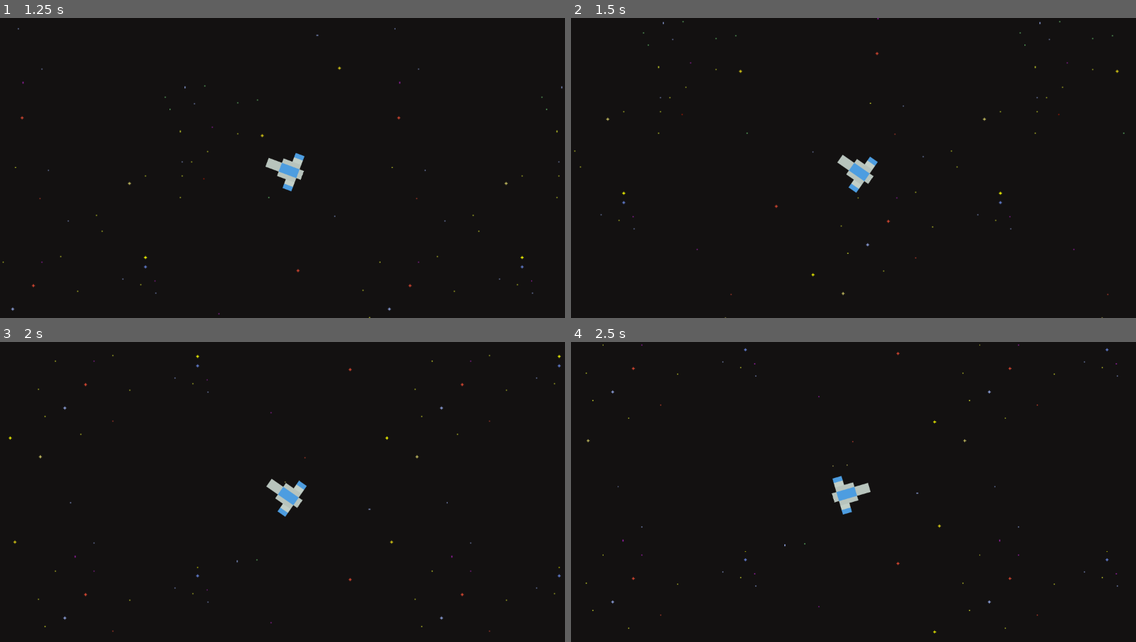
Above: before the commit, frames 1-4 (two rows, left to right).
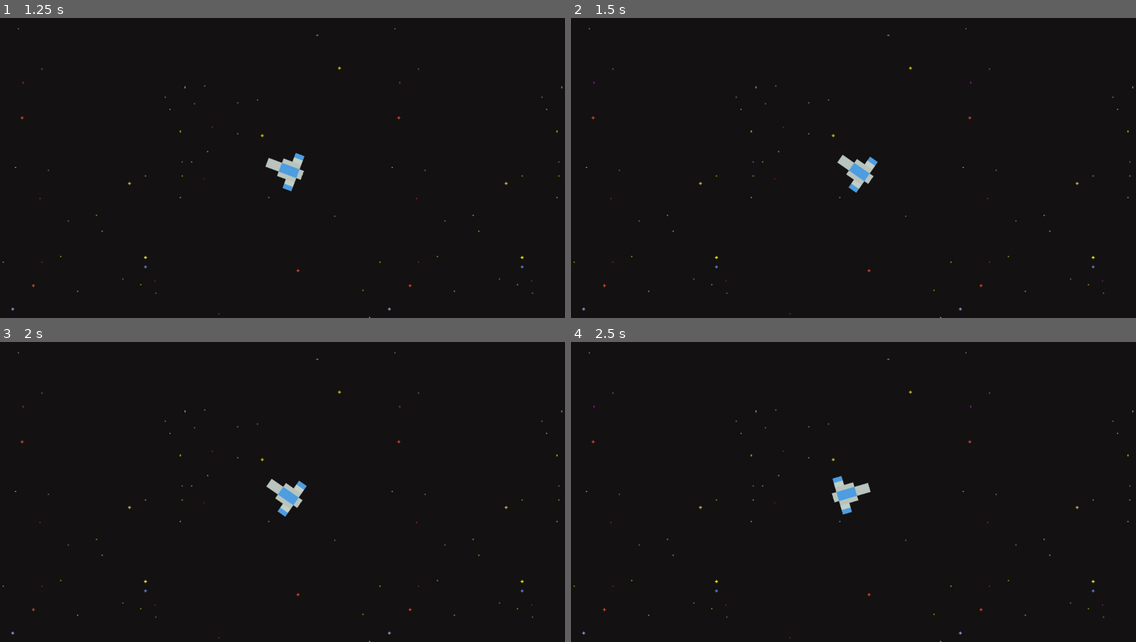
Above: after the commit, the same moments.

Repository: Vassily-Petrousevitch/GalacticHeist
Game: Godot game, scene res://main.tscn
The game is run twice, just before and just after one commit, with the same random seed, the same clock (stepped at 60 frames per second) and the same inputs.
Inputs:
- Up to frame 1 (1.25 s): tap Enter at 0.5 s; hold D (rotate_right) from 0.53 s (still down)
- Up to frame 2 (1.5 s): release D (rotate_right) at 1.28 s; hold S (brake) from 1.28 s (still down)
- Up to frame 3 (2 s): keep holding S (brake)
- Up to frame 4 (2.5 s): release S (brake) at 2.03 s; hold D (rotate_right) from 2.03 s (still down)

Frame 1 is identical in both runs. In frame 2, 0.3% of the frame differs, in the area x 0-100%, y 0-100%; in frame 3, 0.4%, in the area x 0-100%, y 3-100%; in frame 4, 0.3%.
Error after the commit: Invalid access to property or key 'mass' on a base object of type 'Area2D (player.gd)'. (res://entities/player.gd:42)

Commit message:
funky checkpoint

Diff:
--- a/entities/player.gd
+++ b/entities/player.gd
@@ -1,44 +1,64 @@
 extends Node2D
 
-# Constants
-const movement_speed = 600;
+# General constants
 const rotation_speed = 5;
 
-# Force calculations
-# TODO: this
-const ship_mass = 500;
+# Force constants
+const thruster_scalar = 200;
+const brake_scalar = 300;	# Almost like reverse thrusters
+
+# Global variables
+var curr_velocity;
 
 # Called when the node enters the scene tree for the first time.
 func _ready():
-	pass # Replace with function body.
+	curr_velocity = Vector2.ZERO;
+
 
 # Called every frame. 'delta' is the elapsed time since the previous frame.
 func _process(delta):
-	# NOTE: probably will have to tell chase that the ships will have
-	# a turret on top of a ship
 
-	var velocity = findNewVelocity();
 	var rotate_direction = findNewRotation();
-
 	# New rotation
 	self.rotation += rotate_direction * rotation_speed * delta;
 
-	# New position based on current velocity & rotation
-	var x = velocity * movement_speed * cos(self.rotation);
-	var y = velocity * movement_speed * sin(self.rotation);
+
+	var velocity = findNewVelocity(curr_velocity);	# 2D Vector
+	curr_velocity = velocity;
+
+	# New position based on velocity
+	var x = velocity[0];
+	var y = velocity[1];
 	self.position += Vector2(x * delta, y * delta);
 
-# Calculate new velocity
-func findNewVelocity():
-	var velocity = 0;
+# Calculate new velocity using force vectors
+func findNewVelocity(curr_velocity):
+	var velocity = curr_velocity;
 
-	# TODO: this should be force-based
-	if Input.is_action_pressed("accelerate"):
-		velocity += 1;
-	if Input.is_action_pressed("brake"):
-		velocity -= 1;
+	# Calculate all forces acting upon ship, put result in a 2d vector
+	var force = findSumForce(curr_velocity);
+
+	# Add/subtract to current velocity using forces + ship mass
+	velocity += force / self.mass;
 
 	return velocity;
+
+
+func findSumForce(curr_velocity):
+	var force = Vector2.ZERO;
+
+	# Ship thrusters (TODO: decrease effect if ship is fast enough)
+	if Input.is_action_pressed("accelerate"):
+		force += Vector2(thruster_scalar * cos(self.rotation),
+						thruster_scalar * sin(self.rotation));
+
+	# Ship brakes
+	if Input.is_action_pressed("brake"):
+		pass
+
+	# TODO: Other stuff (e.g. bumping into asteroids)
+
+	return force;
 
 func findNewRotation():
 	var rotate_direction = 0;
--- a/main.tscn
+++ b/main.tscn
@@ -645,7 +645,6 @@
 
 [node name="TileMap" type="TileMap" parent="ParallaxBackground/ParallaxLayer"]
 position = Vector2(208, 960)
-scale = Vector2(1, 1)
 tile_set = SubResource("TileSet_sv7oc")
 format = 2
 layer_0/tile_data = PackedInt32Array(-2293748, 0, 0, -2228212, 0, 1, -2162676, 0, 2, -2097140, 0, 3, -2031604, 0, 4, -1 …(64777 unchanged characters)…
